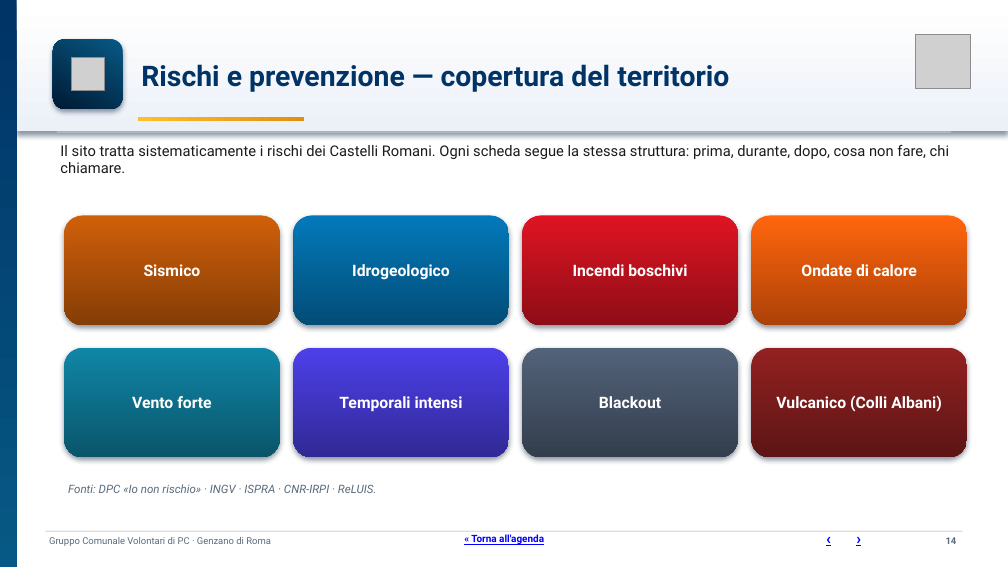
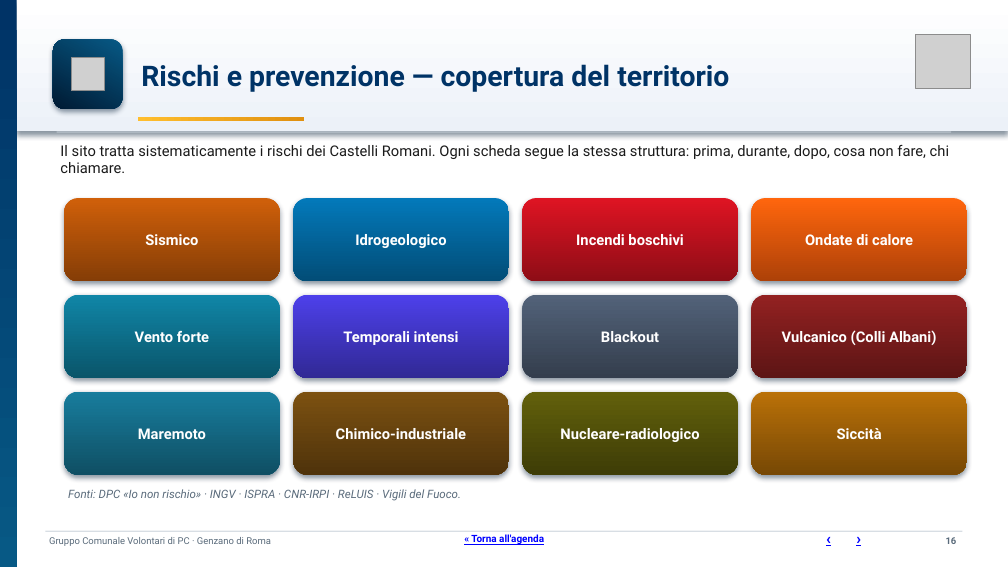
Before and after one commit to SviluppoItaliaDigitale/sito-pc-genzano, a slide deck: slide 16 of static/manuali/presentazione-struttura-sito.pptx (slide 14 before the commit). Drawn at 1008x567 pixels with LibreOffice and Linux fonts; fonts in the diff are those of the drawing; grey boxes stand for pictures. Boxes give left, top, right and bottom in pixels: in the first picture for what was removed or moved away, otherwise in the second. Text is boxed around its words. In the diff, an @@ line names an element or a change of style, - is before the commit and + after.

Commit message:
Deck presentazione: +8 slide per le nuove sezioni + griglia rischi a 12
Aggiunge le slide delle sezioni create di recente e non ancora presenti nel
deck: «Cosa succede quando scatta un'allerta», «Modalità Lanterna»,
«Quanto sei preparato» (autovalutazione), «Un minuto per proteggerti»,
«Addestramento e buone pratiche», «Per gli enti e le scuole»,
«Materiali pronti da scaricare», «Metodo editoriale».
Espande la griglia «Rischi e prevenzione» da 8 a 12 rischi operativi
(aggiunti maremoto, chimico-industriale, nucleare-radiologico, siccità),
allineandola alle schede /rischi-prevenzione/ effettivamente pubblicate.
Testi presi dalle pagine live (nessuna invenzione); etichetta Area Download
allineata in automatico a 2,4 MB. Deck a 66 slide.

```diff
--- a/static/manuali/presentazione-struttura-sito.pptx
+++ b/static/manuali/presentazione-struttura-sito.pptx
@@ rounded rectangle "Sismico": place and size @@
-rounded rectangle "Sismico" at <box>64,216,280,325</box>
+rounded rectangle "Sismico" at <box>64,198,280,281</box>
@@ rounded rectangle "Idrogeologico": place and size @@
-rounded rectangle "Idrogeologico" at <box>293,216,509,325</box>
+rounded rectangle "Idrogeologico" at <box>293,198,509,281</box>
@@ rounded rectangle "Incendi boschivi": place and size @@
-rounded rectangle "Incendi boschivi" at <box>523,216,738,325</box>
+rounded rectangle "Incendi boschivi" at <box>523,198,738,281</box>
@@ rounded rectangle "Ondate di calore": place and size @@
-rounded rectangle "Ondate di calore" at <box>752,216,967,325</box>
+rounded rectangle "Ondate di calore" at <box>752,198,967,281</box>
@@ rounded rectangle "Vento forte": place and size @@
-rounded rectangle "Vento forte" at <box>64,348,280,457</box>
+rounded rectangle "Vento forte" at <box>64,295,280,378</box>
@@ rounded rectangle "Temporali intensi": place and size @@
-rounded rectangle "Temporali intensi" at <box>293,348,509,457</box>
+rounded rectangle "Temporali intensi" at <box>293,295,509,378</box>
@@ rounded rectangle "Blackout": place and size @@
-rounded rectangle "Blackout" at <box>523,348,738,457</box>
+rounded rectangle "Blackout" at <box>523,295,738,378</box>
@@ size 15 to 14 pt in 8 elements at <box>64,198,280,281</box>, <box>293,198,509,281</box>, <box>523,198,738,281</box>, <box>752,198,967,281</box>, <box>64,295,280,378</box>, <box>293,295,509,378</box>, <box>523,295,738,378</box>, <box>752,295,967,378</box> @@
@@ rounded rectangle "Vulcanico (Colli Albani)": place and size @@
-rounded rectangle "Vulcanico (Colli Albani)" at <box>752,348,967,457</box>
+rounded rectangle "Vulcanico (Colli Albani)" at <box>752,295,967,378</box>
@@ rounded rectangle added at <box>64,392,280,475</box>, fill gradient #187D9D to #0F4F64, 14 pt, text #FFFFFF, bold @@
+Maremoto
@@ rounded rectangle added at <box>293,392,509,475</box>, fill gradient #7C5111 to #4F330B, 14 pt, text #FFFFFF, bold @@
+Chimico-industriale
@@ rounded rectangle added at <box>523,392,738,475</box>, fill gradient #62600B to #3E3D07, 14 pt, text #FFFFFF, bold @@
+Nucleare-radiologico
@@ rounded rectangle added at <box>752,392,967,475</box>, fill gradient #BA7108 to #774805, 14 pt, text #FFFFFF, bold @@
+Siccità
@@ text at <box>68,489,461,501</box>: text changed @@
-Fonti: DPC «Io non rischio» · INGV · ISPRA · CNR-IRPI · ReLUIS.
+Fonti: DPC «Io non rischio» · INGV · ISPRA · CNR-IRPI · ReLUIS · Vigili del Fuoco.
```
Also in this commit, not shown: 46 other slides changed, 8 slides added, 3 other files.
